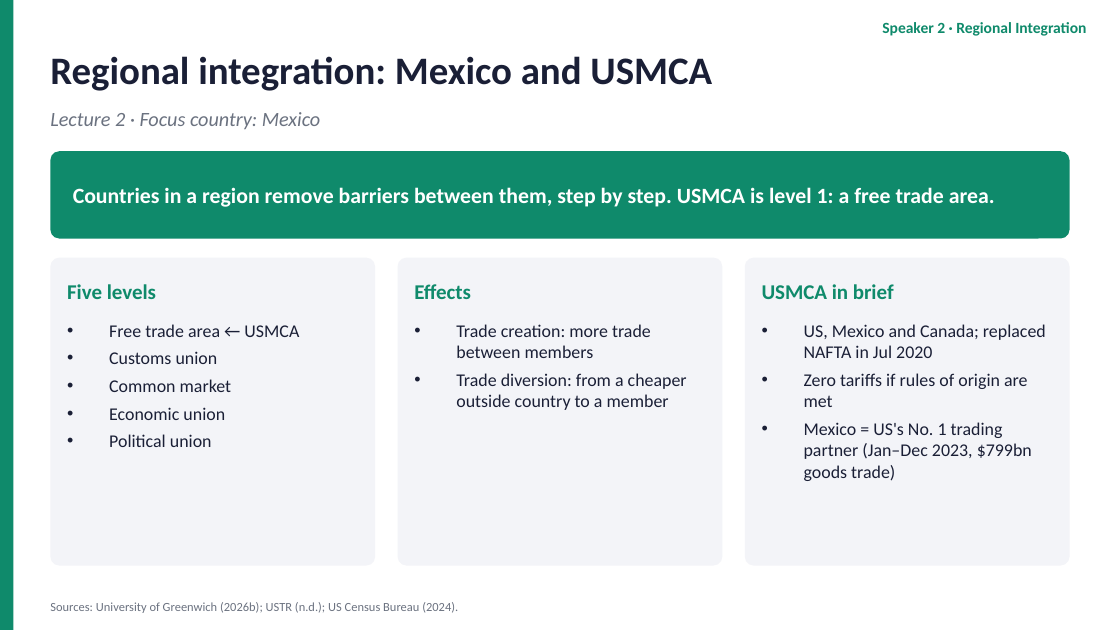
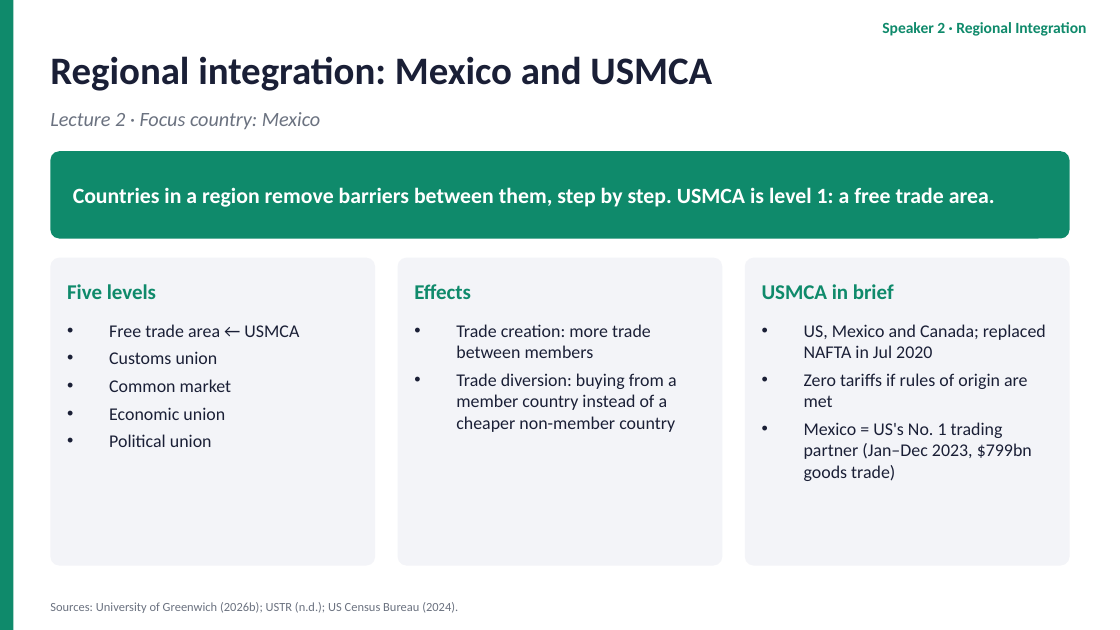
Before and after one commit to dollar3651314/mymba, a slide deck: slide 6 of content/busi1763/files/Unilever_Group_EN.pptx. Drawn at 1120x630 pixels with LibreOffice and Linux fonts; fonts in the diff are those of the drawing. Boxes give left, top, right and bottom in pixels: in the first picture for what was removed or moved away, otherwise in the second. Text is boxed around its words. In the diff, an @@ line names an element or a change of style, - is before the commit and + after.

```diff
--- a/content/busi1763/files/Unilever_Group_EN.pptx
+++ b/content/busi1763/files/Unilever_Group_EN.pptx
@@ text at [456, 373, 677, 432]: text changed @@
-• Trade diversion: from a cheaper outside country to a member
+• Trade diversion: buying from a member country instead of a cheaper non-member country
```
Also in this commit, not shown: 7 other slides changed, 2 other files.
